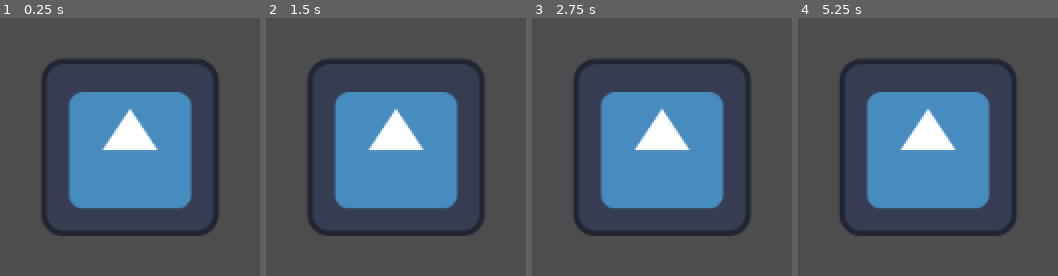
Above: before the commit, frames 1-4 (left to right).
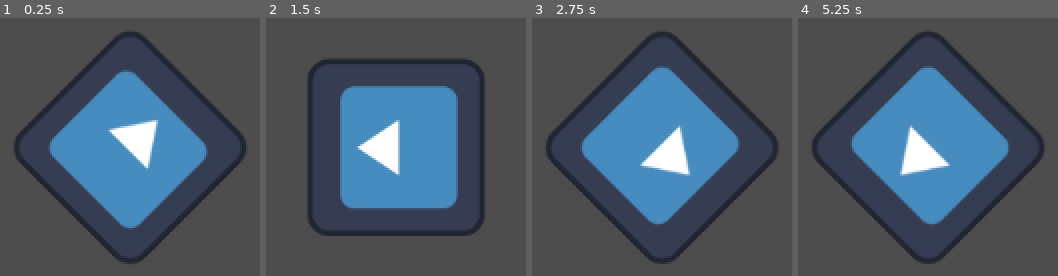
Above: after the commit, the same moments.

Repository: fukaraadam-workspace/godot-example
Game: Godot game, scene res://sprite_2d.tscn
Same seed, same stepped clock (60 frames per second), same inputs: the game is played once before the commit and once after it. The project has no main scene, so this scene is started directly. The engine's default icon, where the game draws it, is replaced by a stand-in: a white triangle on a blue panel in a dark square.
Inputs:
- Up to frame 1 (0.25 s): no input
- Up to frame 2 (1.5 s): no input
- Up to frame 3 (2.75 s): no input
- Up to frame 4 (5.25 s): no input

The runs differ from the first frame. In frame 1, 18% of the frame differs, in the area x 5-95%, y 5-96%; in frame 2, 4.4%; in frame 3, 20%; in frame 4, 20%.

Commit message:
added rotation GDScript

Diff:
--- a/ScriptGD.gd
+++ b/ScriptGD.gd
@@ -1,4 +1,10 @@
 extends Sprite2D
+
+var speed = 400
+var angular_speed = PI
 
 func _init():
 	print("Hello, world!")
+
+func _process(delta):
+	rotation += angular_speed * delta
